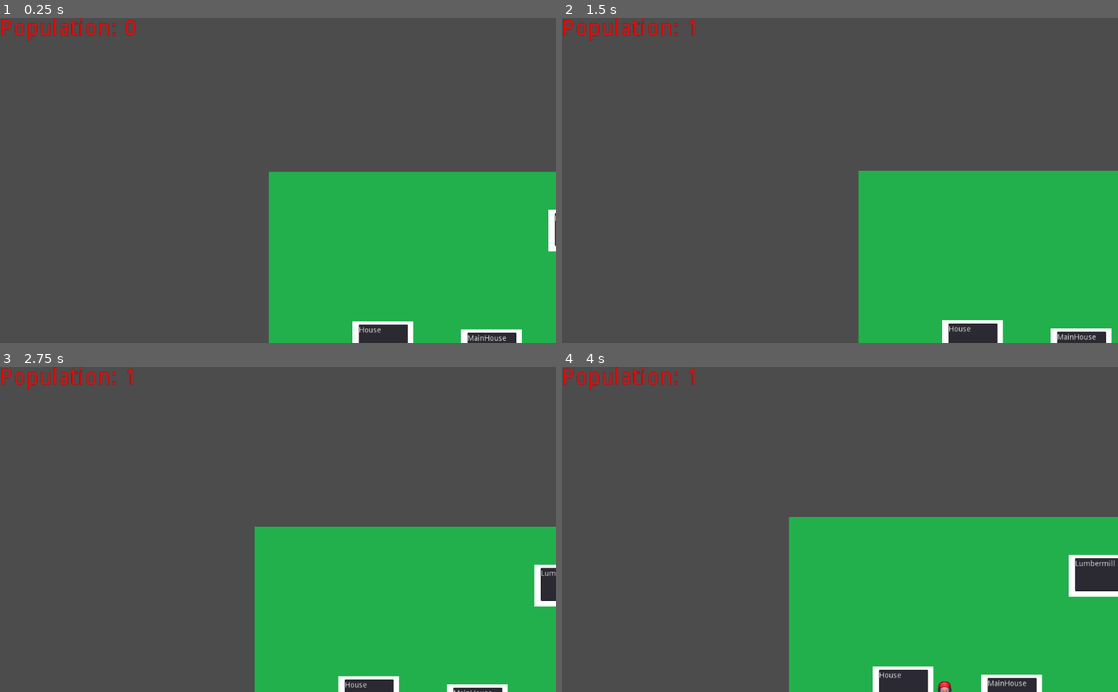
Above: before the commit, frames 1-4 (two rows, left to right).
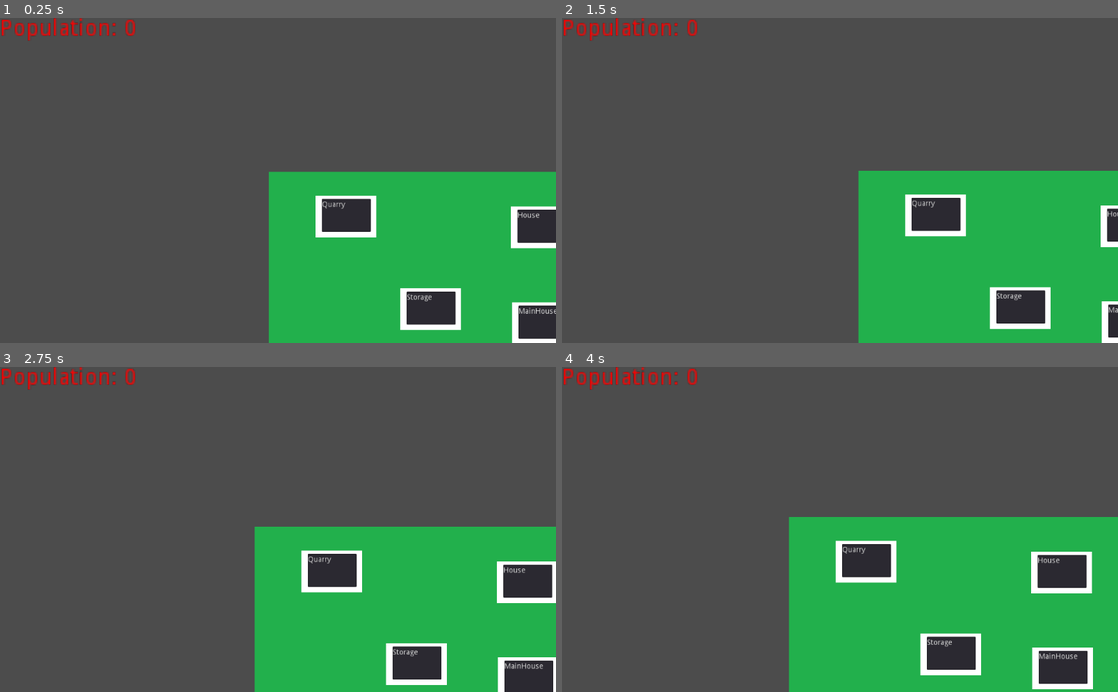
Above: after the commit, the same moments.

Repository: JakubMifek/snooper
Game: Godot game, scene res://scenes/Game.tscn
Two runs of this game, one before a commit and one after it. Both use one fixed random seed, a clock stepped at 60 frames per second and the inputs below.
Inputs (mouse positions are in pixels of both pictures, inside the frame that each line leads up to):
- Up to frame 1 (0.25 s): no input
- Up to frame 2 (1.5 s): tap Enter at 0.5 s; move the mouse to (867, 180) at 0.52 s; tap Space at 1.25 s; move the mouse to (812, 180) at 1.27 s
- Up to frame 3 (2.75 s): tap Enter at 2 s; move the mouse to (289, 523) at 2.02 s
- Up to frame 4 (4 s): tap Space at 2.75 s; move the mouse to (834, 536) at 2.77 s; move the mouse to (878, 532) at 3.52 s

The runs differ from the first frame. In frame 1, 5.9% of the frame differs, in the area x 56-100%, y 54-100%; in frame 2, 4.8%; in frame 3, 5.9%; in frame 4, 7.5%, in the area x 22-100%, y 0-100%.
Error after the commit: Invalid call. Nonexistent function 'spawnCitizen' in base 'Node2D'. (res://scripts/Population.gd:20)

Commit message:
- new village layout

Diff:
--- a/Snooper/scenes/Village.tscn
+++ b/Snooper/scenes/Village.tscn
@@ -1,43 +1,41 @@
 [gd_scene load_steps=9 format=2]
 
-[ext_resource path="res://scenes/Village.gd" type="Script" id=1]
-[ext_resource path="res://images/backgrounds/greeen.jpg" type="Texture" id=2]
-[ext_resource path="res://scenes/buildings/MainHouse.tscn" type="PackedScene" id=3]
-[ext_resource path="res://scenes/buildings/Quarry.tscn" type="PackedScene" id=4]
-[ext_resource path="res://scenes/buildings/Lumbermill.tscn" type="PackedScene" id=5]
-[ext_resource path="res://scenes/buildings/Storage.tscn" type="PackedScene" id=6]
-[ext_resource path="res://scenes/buildings/Farm.tscn" type="PackedScene" id=7]
-[ext_resource path="res://scenes/buildings/House.tscn" type="PackedScene" id=8]
+[ext_resource path="res://images/backgrounds/greeen.jpg" type="Texture" id=1]
+[ext_resource path="res://scenes/buildings/MainHouse.tscn" type="PackedScene" id=2]
+[ext_resource path="res://scenes/buildings/Quarry.tscn" type="PackedScene" id=3]
+[ext_resource path="res://scenes/buildings/Lumbermill.tscn" type="PackedScene" id=4]
+[ext_resource path="res://scenes/buildings/Storage.tscn" type="PackedScene" id=5]
+[ext_resource path="res://scenes/buildings/Farm.tscn" type="PackedScene" id=6]
+[ext_resource path="res://scenes/buildings/House.tscn" type="PackedScene" id=7]
+[ext_resource path="res://scenes/buildings/Granary.tscn" type="PackedScene" id=8]
 
 [node name="Node2D" type="Node2D"]
-script = ExtResource( 1 )
 
 [node name="greeen" type="Sprite" parent="."]
 position = Vector2( 535.063, 305.141 )
 scale = Vector2( 2.29803, 1.78222 )
-texture = ExtResource( 2 )
+texture = ExtResource( 1 )
 
-[node name="MainHouse" parent="." instance=ExtResource( 3 )]
-position = Vector2( 337.925, 274.95 )
+[node name="MainHouse" parent="." instance=ExtResource( 2 )]
+position = Vector2( 431.925, 224.95 )
 
-[node name="Masonry" parent="." instance=ExtResource( 4 )]
-position = Vector2( 897.674, 493.849 )
+[node name="Masonry" parent="." instance=ExtResource( 3 )]
+position = Vector2( 69.674, 27.849 )
 
-[node name="Lumbermill" parent="." instance=ExtResource( 5 )]
-position = Vector2( 499.112, 53.7464 )
+[node name="Lumbermill" parent="." instance=ExtResource( 4 )]
+position = Vector2( 803.112, 28.7464 )
 
-[node name="Storage" parent="." instance=ExtResource( 6 )]
-position = Vector2( 703.049, 269.216 )
+[node name="Storage" parent="." instance=ExtResource( 5 )]
+position = Vector2( 226.049, 199.216 )
 
-[node name="Farm" parent="." instance=ExtResource( 7 )]
-position = Vector2( 320.659, 468.128 )
+[node name="Farm" parent="." instance=ExtResource( 6 )]
+position = Vector2( 120.659, 491.128 )
 
-[node name="House01" parent="." groups=[
-"houses",
-] instance=ExtResource( 8 )]
-position = Vector2( 138.038, 259.785 )
+[node name="House01" parent="." instance=ExtResource( 7 )]
+position = Vector2( 430.038, 47.785 )
 
-[node name="House02" parent="." groups=[
-"houses",
-] instance=ExtResource( 8 )]
-position = Vector2( 565.869, 397.823 )
+[node name="House02" parent="." instance=ExtResource( 7 )]
+position = Vector2( 370.869, 398.823 )
+
+[node name="Granary" parent="." instance=ExtResource( 8 )]
+position = Vector2( 655.869, 367.823 )
